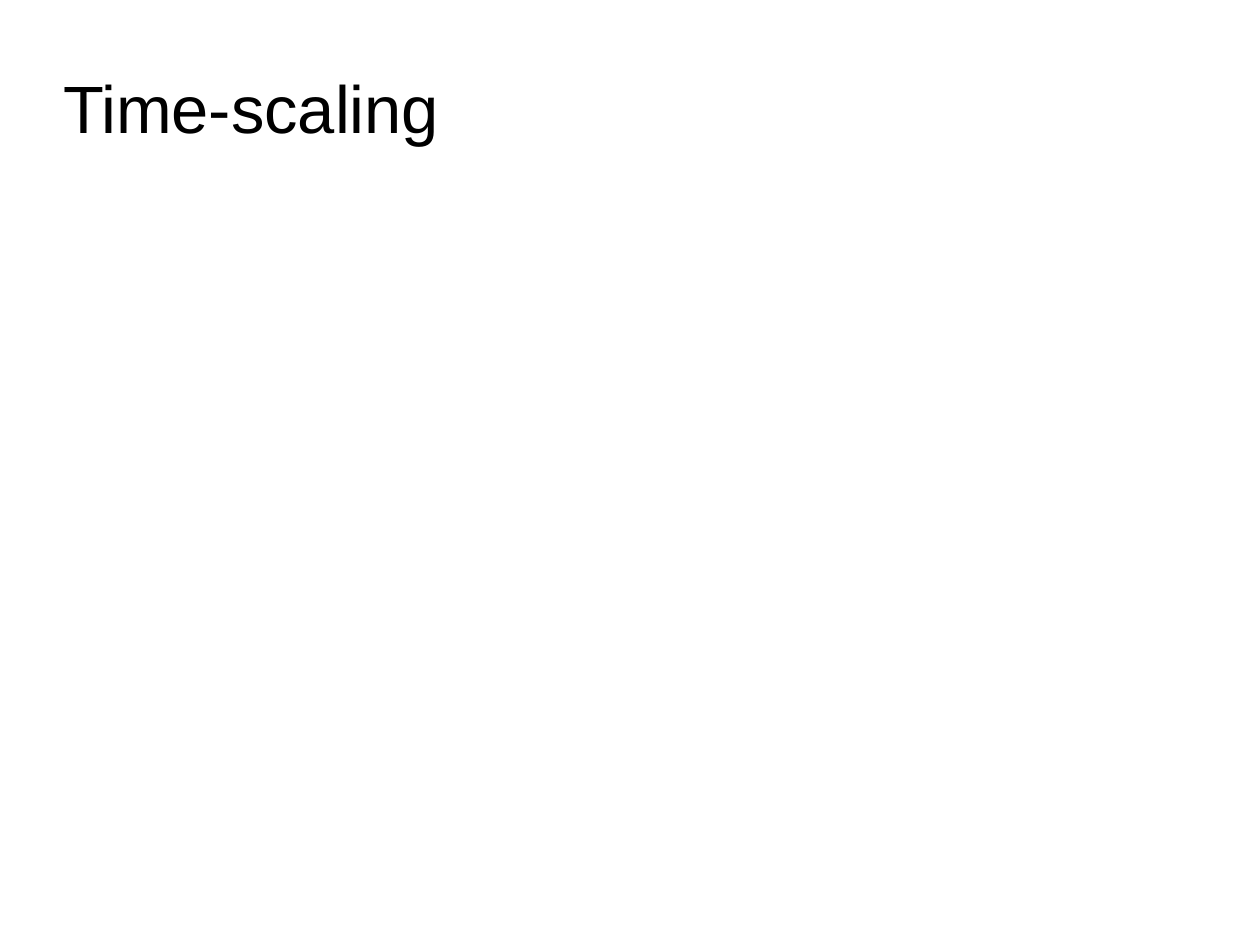
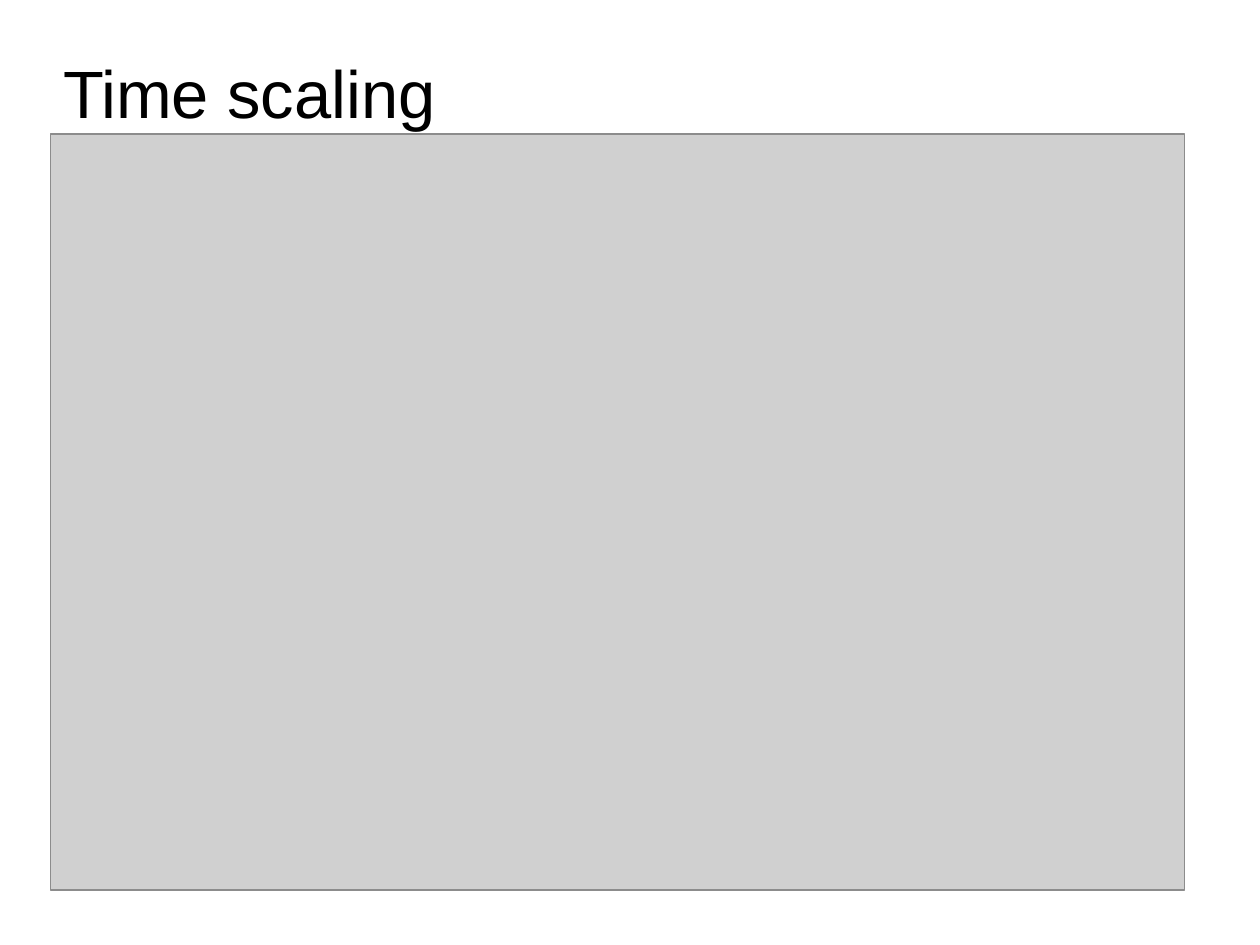
Before and after one commit to hoinx/sms-tools, a slide deck: slide 15 of lectures/8-Sound-transformations/8T1-Sound-transformations-1.odp (slide 10 before the commit). Drawn at 1260x945 pixels with LibreOffice and Linux fonts; fonts in the diff are those of the drawing; grey boxes stand for pictures. Boxes give left, top, right and bottom in pixels: in the first picture for what was removed or moved away, otherwise in the second. Text is boxed around its words. In the diff, an @@ line names an element or a change of style, - is before the commit and + after.

```diff
--- a/lectures/8-Sound-transformations/8T1-Sound-transformations-1.odp
+++ b/lectures/8-Sound-transformations/8T1-Sound-transformations-1.odp
@@ title at [63, 69, 435, 131]: text changed @@
-Time-scaling
+Time scaling
@@ picture added at [50, 134, 1184, 890] @@
```
Also in this commit, not shown: 6 other slides changed, 9 slides added, 1 slide removed, 27 other files.
